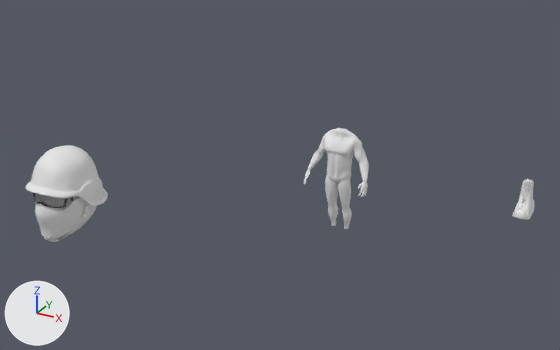
What one commit did to the Blender file Blender/Files/Base Body.blend.
One viewpoint serves both versions: a camera (50 mm lens) standing at (10.65, -20.93, 11.5) and looking at (-1.27, 0.74, 0.66). Every picture has the same lights, and +X, +Y and +Z are marked at lower left.

The first picture shows 'Body', 'Cube', 'Glasses', 'Head', 'Helmet'.
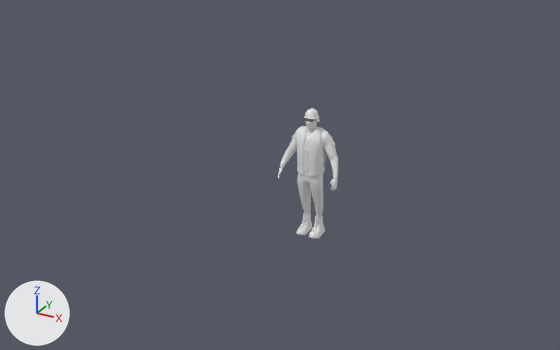
Where the newer file only moved an object's origin or applied its transform, the numbers keep the older frame.

Boxes (x1, y1, x2, y2) around the edits, measured in the pictures (560 x 350 px):
'Helmet', mesh rescaled (80% narrower, 78% shorter)
    before: (25, 145, 108, 242)
    after: (304, 109, 320, 130)
'Body', reshaped, moved
    before: (304, 128, 369, 229)
    after: (278, 167, 338, 191)
'Head', reshaped, moved, rescaled (79% narrower, 74% shorter)
    before: (35, 198, 97, 240)
    after: (305, 120, 317, 130)
'Cube', reshaped, moved, rescaled (25% wider, 38% shorter)
    before: (512, 179, 535, 220)
    after: (296, 213, 325, 238)
'Cube.003', added
    after: (296, 126, 326, 176)
'Plane', added
    after: (280, 126, 338, 179)
'Plane.001', added
    after: (297, 173, 323, 217)
'Glasses', moved, rescaled
    before: (32, 192, 81, 210)
    after: (305, 118, 316, 122)
'Plane.008', added
    after: (292, 126, 336, 153)

Diff of the bpy script that builds the scene:
```diff
--- a/Blender/Files/Base Body.blend.py
+++ b/Blender/Files/Base Body.blend.py
@@ me_cube_005 @@
 # used by ob_cube; location = (6.37, 4.51, -0.13); scale = (0.605, 0.605, 0.605)
-me_cube_005.from_pydata(...)  # 289 vertices, 259 faces; spans x -0.46..0.5, y -1.28..0.86, z -0.78..1.33
+me_cube_005.from_pydata(...)  # 988 vertices, 847 faces; spans x 0.19..1.21, y -0.46..1.82, z -0.12..1.99
+# me_cube_005 part 1: 289 vertices removed from x -0.46..0.5, y -1.28..0.86, z -0.78..1.33; 988 vertices added at x 0.19..1.21, y -0.46..1.82, z -0.12..1.99
@@ me_plane_001 @@
 me_plane_001.from_pydata(...)  # 1918 vertices, 1912 faces, 2 loose edges; spans x -1.2..1.2, y -2.35..0.73, z -2.5..0.37
 # used by ob_helmet; location = (-7.87, -3.88, 0.87); rotation_euler = (1.571, 0.0, 0.0), in degrees (90, 0, 0); scale = (1.01, 1.01, 1.01)
+# me_plane_001 part 2: the whole mesh is scaled about its middle by 0.228, then moved by (6.61, 1.99, -5.67)
@@ me_cube_001 @@
 # used by ob_head; location = (-7.87, -3.8, 0.31); scale = (1.07, 1.07, 1.07)
-me_cube_001.from_pydata(...)  # 2940 vertices, 2952 faces; spans x -0.91..0.91, y -0.41..2.02, z -1.65..1.19
+me_cube_001.from_pydata(...)  # 1529 vertices, 1489 faces; spans x 0.0..0.91, y -0.16..2.31, z -1.25..2.29
+# me_cube_001 part 3: the loose piece of 461 vertices spanning x -0.91..0.91, y -0.41..2.02, z -1.65..1.19 is rebuilt with 262 vertices and now spans x 0.0..0.91, y -0.16..2.31, z -1.25..2.29
@@ me_cube @@
 # used by ob_body; location = (-0.02, 2.85, 1.85); scale = (0.141, 0.141, 0.141)
-me_cube.from_pydata(...)  # 1254 vertices, 1252 faces; spans x 0.0..8.9, y -3.6..4.3, z -28.7..0.3
+me_cube.from_pydata(...)  # 1268 vertices, 1264 faces; spans x 0.0..8.7, y -2.9..4.3, z -28.6..1.6
+# me_cube part 4: 16 vertices moved within x 0.1..8.4, y -2.6..4.1, z -15.0..-4.6; 1143 vertices removed from x 0.0..8.9, y -3.6..3.9, z -28.7..0.3; 1157 vertices added at x 0.0..8.7, y -2.9..3.7, z -28.6..1.6
 me_cube.materials.append(mat_material)
@@ ob_cube @@
 ob_cube = bpy.data.objects.new('Cube', me_cube_005)
-ob_cube.location = (6.37, 4.51, -0.13)
-ob_cube.scale = (0.605, 0.605, 0.605)
+ob_cube.location = (-1.18, 2.75, -2.6)
+ob_cube.scale = (0.395, 0.395, 0.395)
 _m = ob_cube.modifiers.new('Subsurf', 'SUBSURF')
@@ ob_glasses @@
 ob_glasses = bpy.data.objects.new('Glasses', me_plane_002)
-ob_glasses.location = (-7.87, -3.86, 0.5)
+ob_glasses.location = (-1.17, 2.7, 2.17)
 ob_glasses.rotation_euler = (1.419, 0.0, 0.0)  # degrees (81, 0, 0)
-ob_glasses.scale = (0.127, 0.127, 0.127)
+ob_glasses.scale = (0.029, 0.029, 0.029)
 _m = ob_glasses.modifiers.new('Subsurf', 'SUBSURF')
@@ ob_head @@
 ob_head = bpy.data.objects.new('Head', me_cube_001)
-ob_head.location = (-7.87, -3.8, 0.31)
-ob_head.scale = (1.07, 1.07, 1.07)
+ob_head.location = (-1.17, 2.66, 1.86)
+ob_head.scale = (0.245, 0.245, 0.245)
 _m = ob_head.modifiers.new('Subsurf', 'SUBSURF')
@@ ob_body @@
 ob_body = bpy.data.objects.new('Body', me_cube)
-ob_body.location = (-0.02, 2.85, 1.85)
+ob_body.location = (-1.17, 2.85, 1.76)
 ob_body.scale = (0.141, 0.141, 0.141)
@@ ob_cube_003 @@
+ob_cube_003 = bpy.data.objects.new('Cube.003', me_cube_004)  # 182 vertices, 141 faces; spans x 0.0..0.51, y 0.06..1.03, z -1.21..0.76; modifiers SHRINKWRAP, MIRROR, SUBSURF
+ob_cube_003.location = (-1.18, 2.46, 1.04)
+ob_cube_003.scale = (1.05, 1.04, 0.893)
@@ ob_plane @@
+ob_plane = bpy.data.objects.new('Plane', me_plane)  # 1172 vertices, 1112 faces; spans x -1.22..1.21, y -0.97..0.88, z -0.11..0.8; modifiers SUBSURF
+ob_plane.location = (-1.18, 3.35, 0.9)
+ob_plane.rotation_euler = (1.571, 0.0, 0.0)  # degrees (90, 0, 0)
@@ ob_plane_001 @@
+ob_plane_001 = bpy.data.objects.new('Plane.001', me_plane_005)  # 80 vertices, 66 faces; spans x 0.0..1.75, y -6.22..0.63, z -0.22..2.38; modifiers MIRROR, SUBSURF
+ob_plane_001.location = (-1.17, 3.32, -0.22)
+ob_plane_001.rotation_euler = (1.571, 0.0, 0.0)  # degrees (90, 0, 0)
+ob_plane_001.scale = (0.312, 0.312, 0.312)
@@ ob_plane_008 @@
+ob_plane_008 = bpy.data.objects.new('Plane.008', me_plane_021)  # 160 vertices, 132 faces; spans x 0.241..0.949, y -0.066..0.761, z 0.082..0.729; modifiers BEVEL, MIRROR, SUBSURF
+ob_plane_008.location = (-1.18, 3.35, 0.9)
+ob_plane_008.rotation_euler = (1.571, 0.0, 0.0)  # degrees (90, 0, 0)
```
